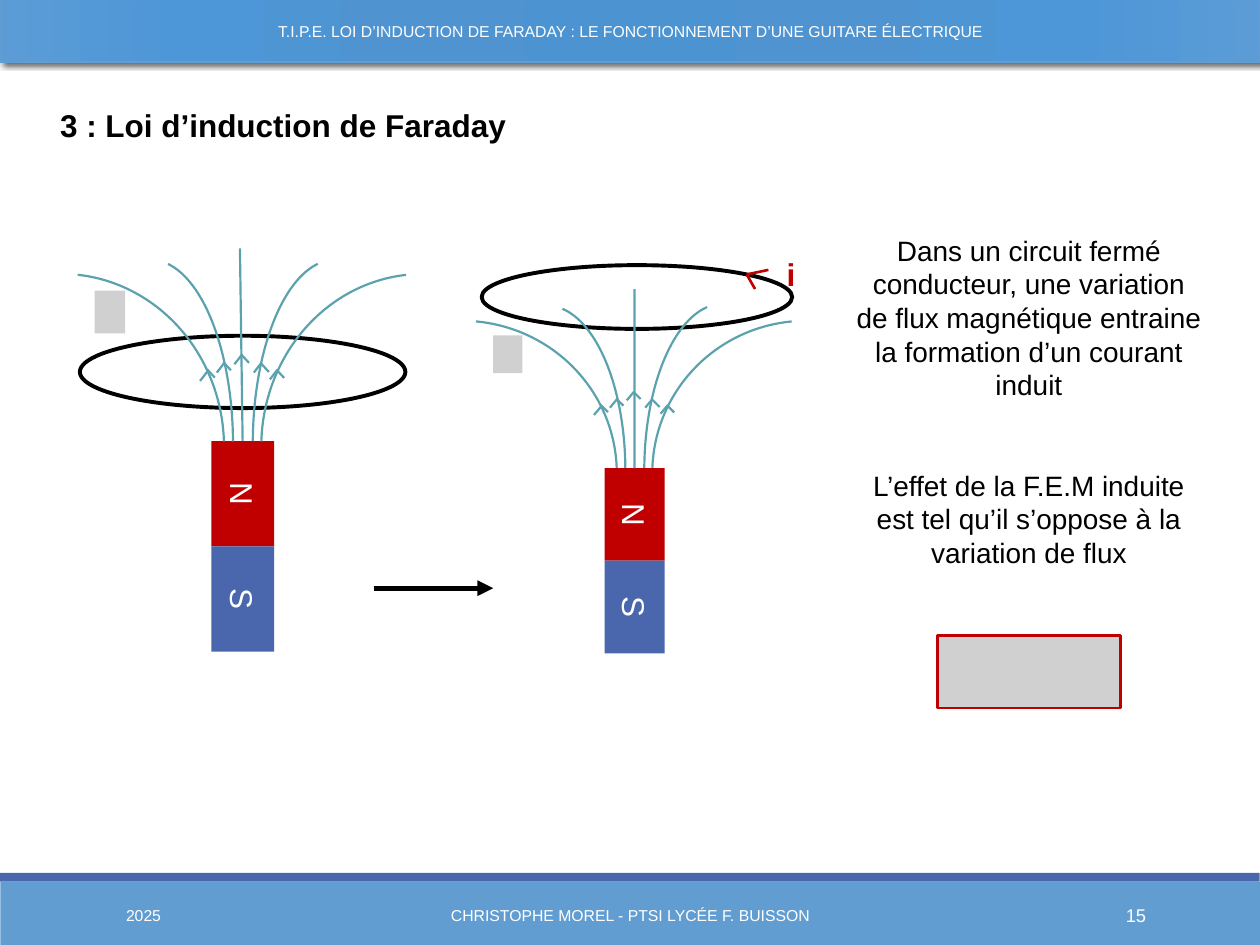
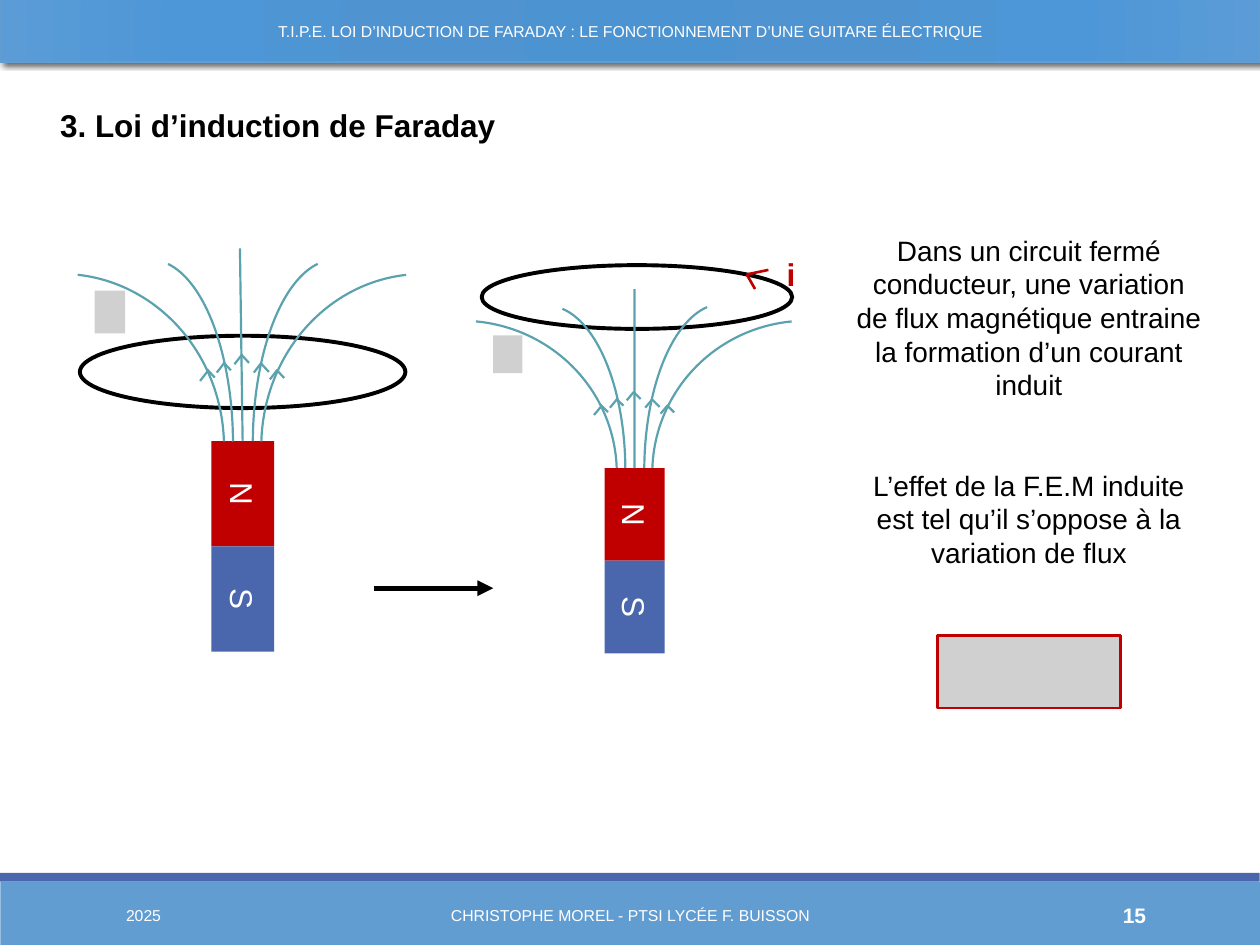
Before and after one commit to Chrismorel7/TIPE---Micro_guitare_elec, a slide deck: slide 15 of Views/Novembre.pptx. Drawn at 1260x945 pixels with LibreOffice and Linux fonts; fonts in the diff are those of the drawing; grey boxes stand for pictures. Boxes give left, top, right and bottom in pixels: in the first picture for what was removed or moved away, otherwise in the second. Text is boxed around its words. In the diff, an @@ line names an element or a change of style, - is before the commit and + after.

```diff
--- a/Views/Novembre.pptx
+++ b/Views/Novembre.pptx
@@ text at (60, 114, 496, 143): text changed @@
-3 : Loi d’induction de Faraday
+3. Loi d’induction de Faraday
@@ page number at (1123, 908, 1146, 923): size 10.5 to 12 pt, bold on @@
```
Also in this commit, not shown: 18 other slides changed, 2 slides added, 1 slide removed, 16 other files.
